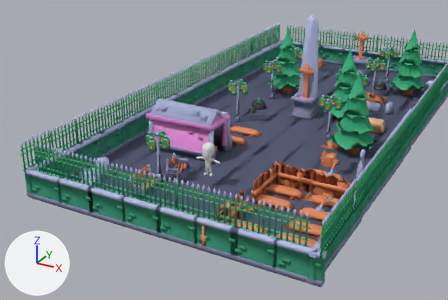
Before and after pictures for a commit that changed the Blender file data/house.blend.
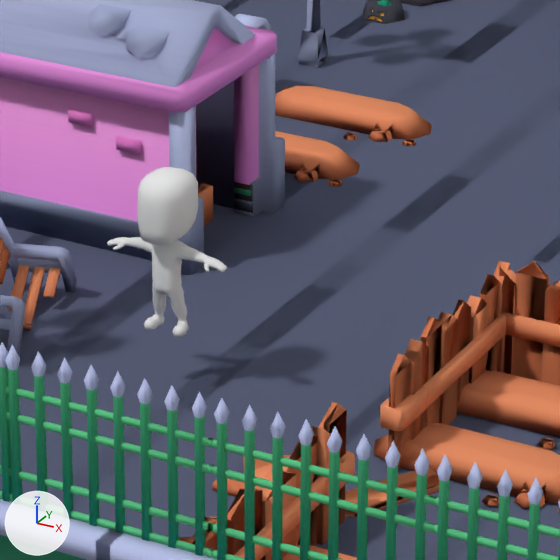
There are two pictures of each version: one from a 50 mm lens placed at (9.88, -29.55, 6.99), pointed at (3.2, -17.41, 0.92), one close up on the part from 39% to 64% of the width and 36% to 74% of the height. Lighting does not change. The marker at lower left points along +X, +Y and +Z. The last two pictures show the newer version.

In view in the first close-up: 'characterSmall', 'crypt-large', 'crypt-large-roof', 'fence', 'floor.071', 'floor.099', 'floor.100', 'floor.107', 'floor.108', 'floor.115', 'floor.116', 'iron-fence.003', 'iron-fence.007' and 49 more.
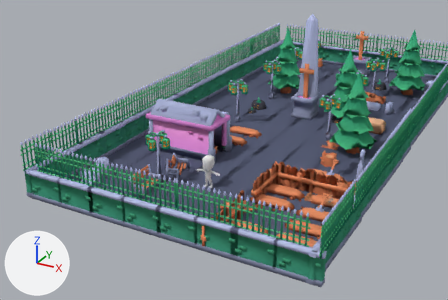
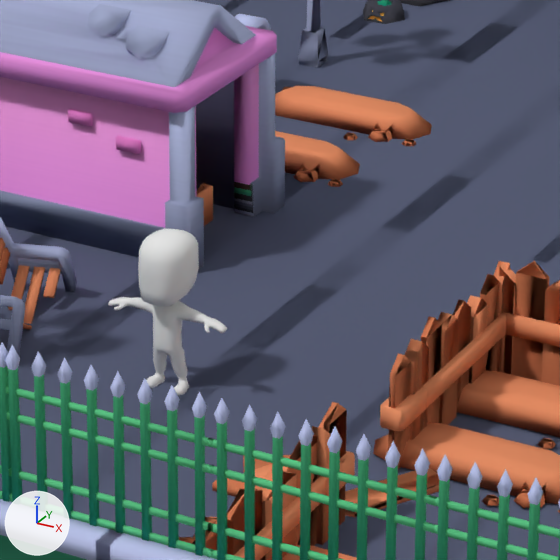
Location of each change, (x1, y1, x2, y2) in pixels of the close-ups (560 x 560 px):
'characterSmall', moved: before (107, 167, 227, 337); after (108, 228, 227, 395)

The change, as a diff of the scene's bpy script:
```diff
--- a/data/house.blend.py
+++ b/data/house.blend.py
@@ ob_charactersmall @@
 ob_charactersmall = bpy.data.objects.new('characterSmall', me_charactersmall_001)
-ob_charactersmall.location = (2.943, -17.731, 0.32)
+ob_charactersmall.location = (2.943, -17.731, -0.007)
```
